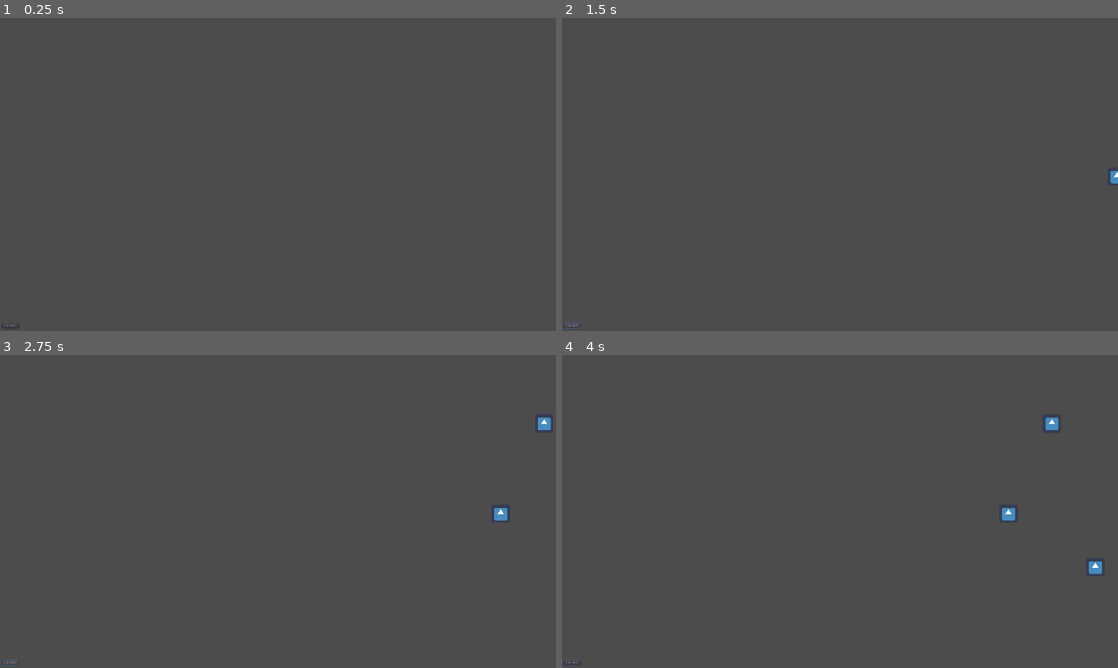
Above: before the commit, frames 1-4 (two rows, left to right).
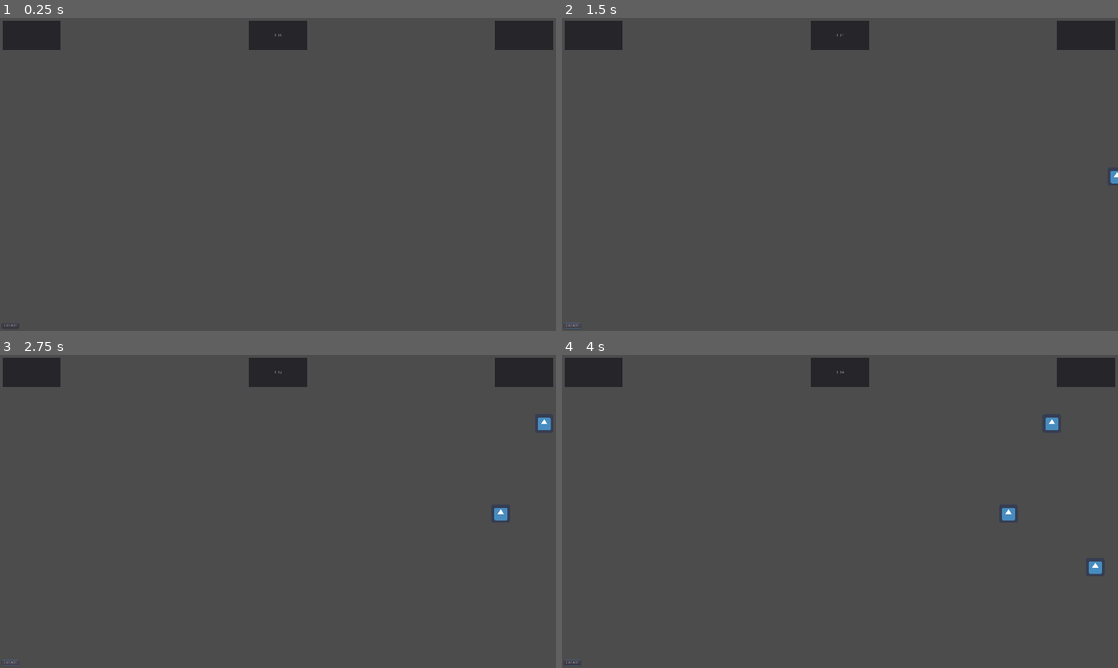
Above: after the commit, the same moments.

Repository: moisesjbc/info-harvest
Game: Godot game, scene res://gameplay/main/main.tscn
The game is run twice, just before and just after one commit, with the same random seed, the same clock (stepped at 60 frames per second) and the same inputs. The engine's default icon, where the game draws it, is replaced by a stand-in: a white triangle on a blue panel in a dark square.
Inputs (mouse positions are in pixels of both pictures, inside the frame that each line leads up to):
- Up to frame 1 (0.25 s): no input
- Up to frame 2 (1.5 s): click "CREATE" at 0.5 s; click "CREATE" at 1.25 s
- Up to frame 3 (2.75 s): click "CREATE" at 2 s
- Up to frame 4 (4 s): move the mouse to (962, 495) at 2.77 s; click (962, 495) at 2.92 s; move the mouse to (728, 527) at 3.52 s; click (728, 527) at 3.67 s

The runs differ from the first frame. In frame 1, 2.9% of the frame differs, in the area x 0-100%, y 0-11%; in frame 2, 2.9%; in frame 3, 2.9%; in frame 4, 2.9%.

Commit message:
Add game timer

Diff:
--- /dev/null
+++ b/godot-project/gameplay/gui/gui.gd
@@ -0,0 +1,11 @@
+extends Control
+
+
+func _on_timer_elapsed_seconds_changed(new_elapsed_seconds):
+	var elapsed_minutes = new_elapsed_seconds / 60
+	var elapsed_seconds = new_elapsed_seconds % 60
+	var elapsed_seconds_str = str(new_elapsed_seconds)
+	if new_elapsed_seconds < 10:
+		elapsed_seconds_str = "0" + elapsed_seconds_str
+
+	$margin_container/top_bar/timer_container/timer_panel/timer_label.text = str(elapsed_minutes) + ":" + elapsed_seconds_str
--- /dev/null
+++ b/godot-project/gameplay/gui/gui.tscn
@@ -0,0 +1,54 @@
+[gd_scene load_steps=2 format=2]
+
+[ext_resource path="res://gameplay/gui/gui.gd" type="Script" id=1]
+
+[node name="gui" type="Control"]
+anchor_right = 1.0
+anchor_bottom = 1.0
+script = ExtResource( 1 )
+
+[node name="margin_container" type="MarginContainer" parent="."]
+anchor_right = 1.0
+margin_right = 1920.0
+margin_bottom = 100.0
+custom_constants/margin_right = 10
+custom_constants/margin_top = 10
+custom_constants/margin_left = 10
+custom_constants/margin_bottom = 10
+
+[node name="top_bar" type="HBoxContainer" parent="margin_container"]
+margin_left = 10.0
+margin_top = 10.0
+margin_right = 3830.0
+margin_bottom = 110.0
+
+[node name="life_panel" type="Panel" parent="margin_container/top_bar"]
+margin_right = 200.0
+margin_bottom = 100.0
+rect_min_size = Vector2( 200, 100 )
+
+[node name="timer_container" type="CenterContainer" parent="margin_container/top_bar"]
+margin_left = 204.0
+margin_right = 3616.0
+margin_bottom = 100.0
+size_flags_horizontal = 3
+size_flags_vertical = 3
+
+[node name="timer_panel" type="Panel" parent="margin_container/top_bar/timer_container"]
+margin_left = 1606.0
+margin_right = 1806.0
+margin_bottom = 100.0
+rect_min_size = Vector2( 200, 100 )
+
+[node name="timer_label" type="Label" parent="margin_container/top_bar/timer_container/timer_panel"]
+anchor_right = 1.0
+anchor_bottom = 1.0
+text = "0:00"
+align = 1
+valign = 1
+
+[node name="Panel" type="Panel" parent="margin_container/top_bar"]
+margin_left = 3620.0
+margin_right = 3820.0
+margin_bottom = 100.0
+rect_min_size = Vector2( 200, 100 )
--- /dev/null
+++ b/godot-project/gameplay/main/main.gd
@@ -0,0 +1 @@
+extends Node2D
--- a/godot-project/gameplay/main/main.tscn
+++ b/godot-project/gameplay/main/main.tscn
@@ -1,10 +1,21 @@
-[gd_scene load_steps=3 format=2]
+[gd_scene load_steps=5 format=2]
 
+[ext_resource path="res://gameplay/gui/gui.tscn" type="PackedScene" id=1]
 [ext_resource path="res://gameplay/data_spawn/data_spawn.tscn" type="PackedScene" id=2]
 [ext_resource path="res://gameplay/data_filters/data_filters.tscn" type="PackedScene" id=4]
+[ext_resource path="res://gameplay/main/timer.gd" type="Script" id=5]
 
 [node name="main" type="Node2D"]
 
 [node name="data_spawn" parent="." instance=ExtResource( 2 )]
 
 [node name="data_filters" parent="." instance=ExtResource( 4 )]
+
+[node name="gui" parent="." instance=ExtResource( 1 )]
+
+[node name="timer" type="Timer" parent="."]
+autostart = true
+script = ExtResource( 5 )
+
+[connection signal="elapsed_seconds_changed" from="timer" to="gui" method="_on_timer_elapsed_seconds_changed"]
+[connection signal="timeout" from="timer" to="timer" method="_on_timer_timeout"]
--- /dev/null
+++ b/godot-project/gameplay/main/timer.gd
@@ -0,0 +1,9 @@
+extends Timer
+
+signal elapsed_seconds_changed
+
+var elapsed_seconds = 0
+
+func _on_timer_timeout():
+	elapsed_seconds += 1
+	emit_signal("elapsed_seconds_changed", elapsed_seconds)
